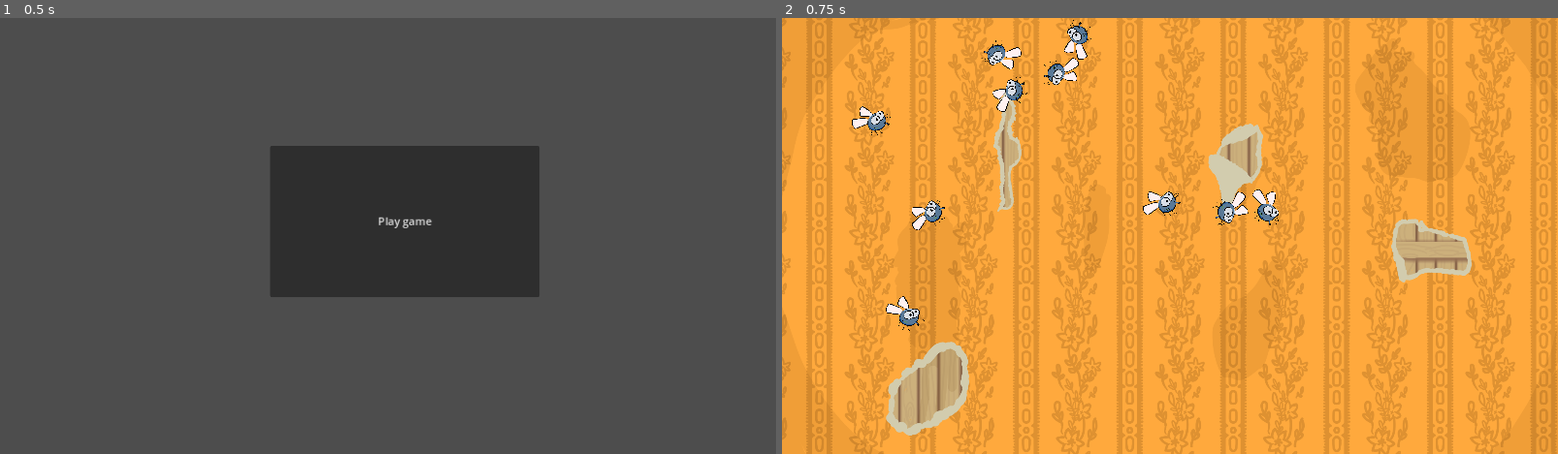
Above: before the commit, frames 1-2 (left to right).
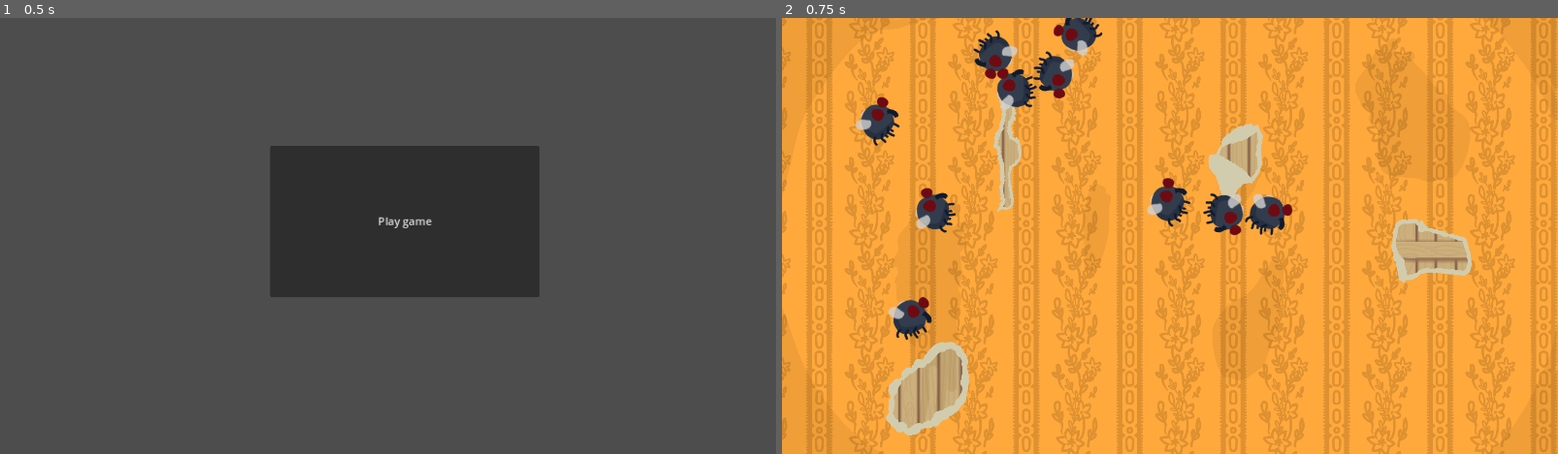
Above: after the commit, the same moments.

Repository: charlottebecconsall/fly-on-the-wall
Game: Godot game, scene res://menu.tscn
Two runs of this game, one before a commit and one after it. Both use one fixed random seed, a clock stepped at 60 frames per second and the inputs below.
Inputs:
- Up to frame 1 (0.5 s): no input
- Up to frame 2 (0.75 s): click "Play game" at 0.5 s

Frame 1 is identical in both runs. In frame 2, 3.8% of the frame differs, in the area x 9-66%, y 0-74%.

Commit message:
Add fly art

Diff:
--- a/fly.tscn
+++ b/fly.tscn
@@ -1,6 +1,6 @@
-[gd_scene load_steps=3 format=3 uid="uid://cya3sw1jvseqp"]
+[gd_scene load_steps=3 format=3 uid="uid://dlvv84dw41106"]
 
-[ext_resource type="Texture2D" uid="uid://da8bj5v8u5ied" path="res://fly.png" id="1_bgh7x"]
+[ext_resource type="Texture2D" uid="uid://5v6lw7mfyaji" path="res://assets/art/fly.png" id="1_lkqlr"]
 
 [sub_resource type="CircleShape2D" id="CircleShape2D_ff4nw"]
 radius = 14.0357
@@ -13,6 +13,5 @@
 shape = SubResource("CircleShape2D_ff4nw")
 
 [node name="Fly" type="Sprite2D" parent="Area2D"]
-position = Vector2(-6, -6)
-scale = Vector2(0.0703428, 0.066875)
-texture = ExtResource("1_bgh7x")
+position = Vector2(-4.76837e-07, 1)
+texture = ExtResource("1_lkqlr")
Binary file added: assets/art/fly.png
Not shown, added: assets/art/fly.png.import
